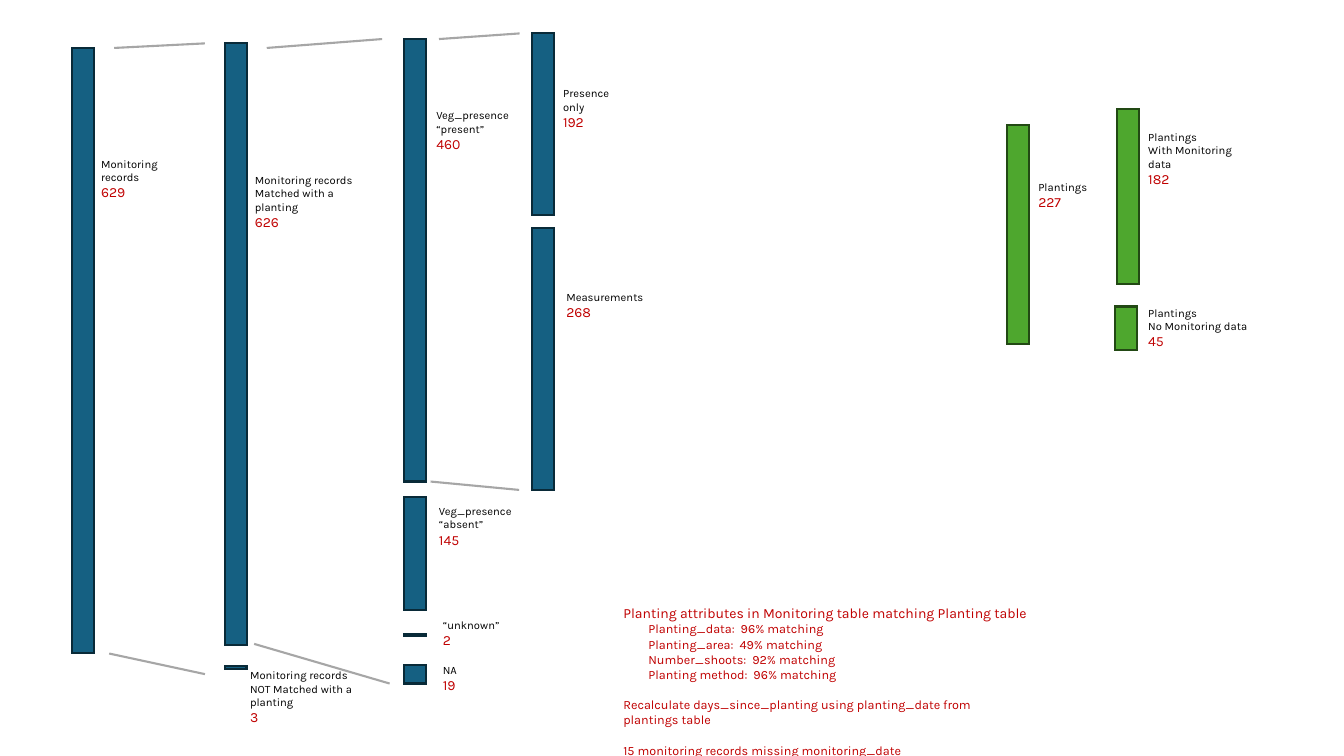
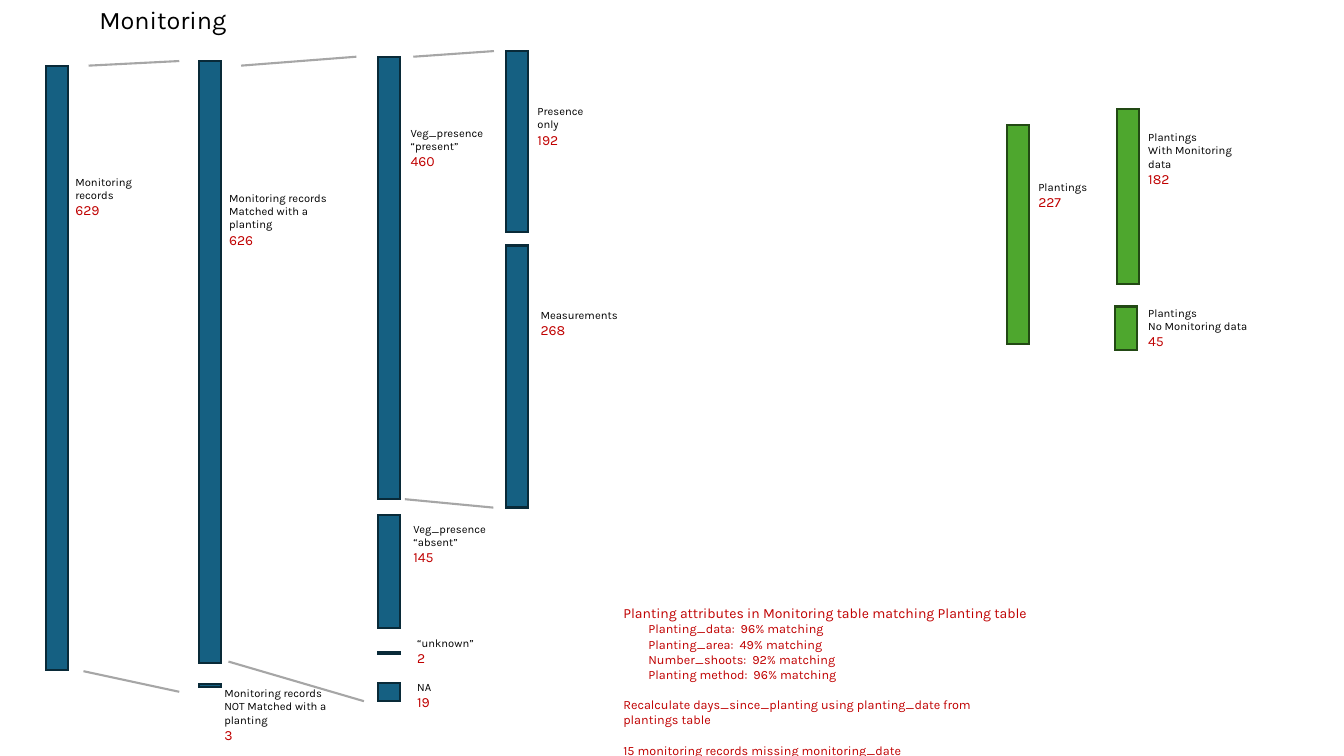
Before and after one commit to WA-Nearshore/seagrass-restoration-processing, a slide deck: slide 16 of docs/seagrass_restoration_storymap_notes.pptx. Drawn at 1344x756 pixels with LibreOffice and Linux fonts; fonts in the diff are those of the drawing. Boxes give left, top, right and bottom in pixels: in the first picture for what was removed or moved away, otherwise in the second. Text is boxed around its words. In the diff, an @@ line names an element or a change of style, - is before the commit and + after.

Commit message:
Completed create monitoring. Extracts all writes to move to boundary. Needs debugging.

```diff
--- a/docs/seagrass_restoration_storymap_notes.pptx
+++ b/docs/seagrass_restoration_storymap_notes.pptx
@@ text added at bbox=[99, 11, 226, 35], 18 pt, text #000000 @@
+Monitoring
@@ 7 texts, 7 rectangles, 3 lines: place and size @@
-7 texts, 7 rectangles, 3 lines at bbox=[72, 33, 643, 722]
+7 texts, 7 rectangles, 3 lines at bbox=[46, 51, 618, 740]
@@ 3 lines, 2 texts, 2 rectangles: place and size @@
-3 lines, 2 texts, 2 rectangles at bbox=[254, 39, 519, 684]
+3 lines, 2 texts, 2 rectangles at bbox=[229, 56, 494, 702]
```
Also in this commit, not shown: 5 other slides changed, 9 other files.
